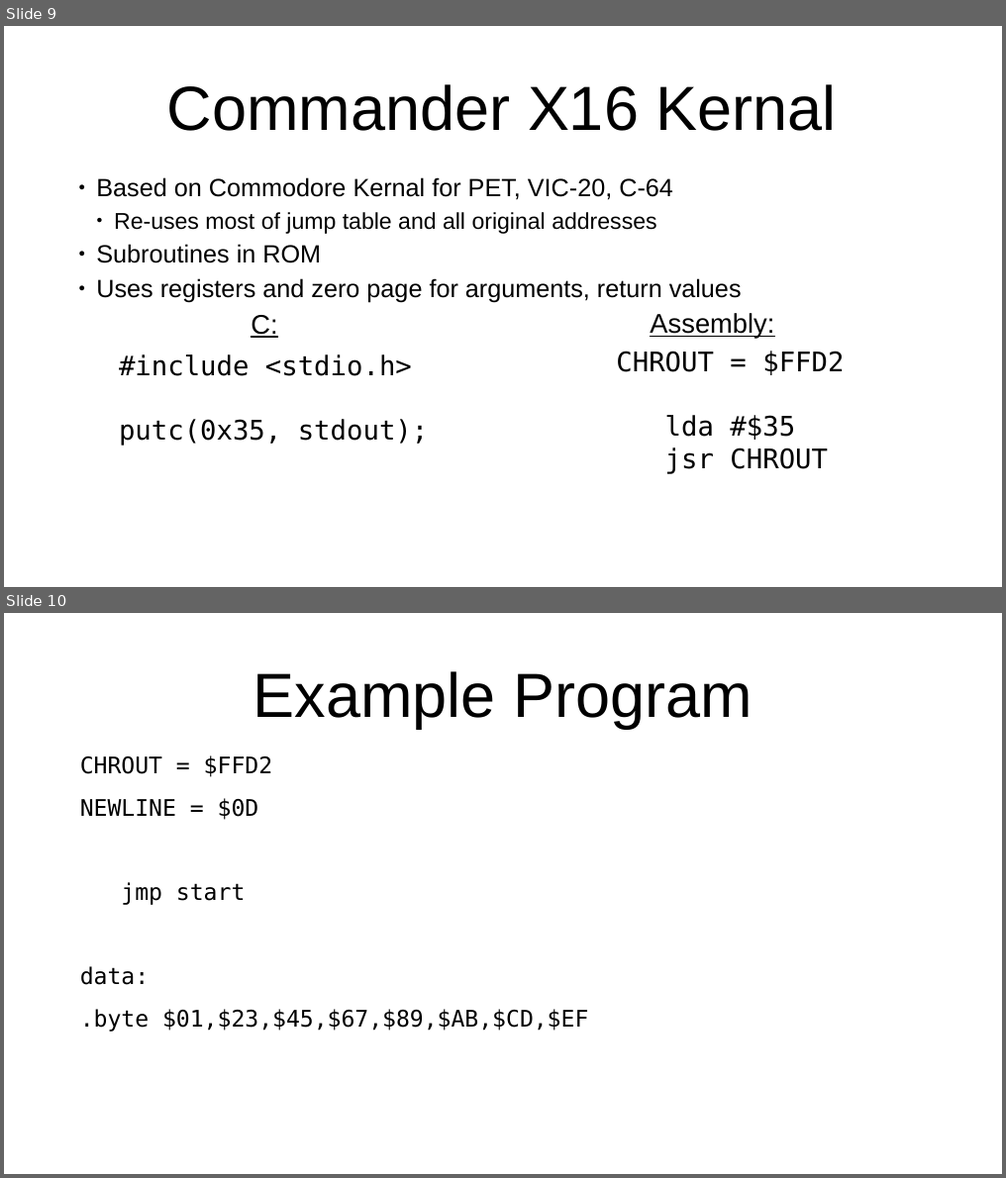
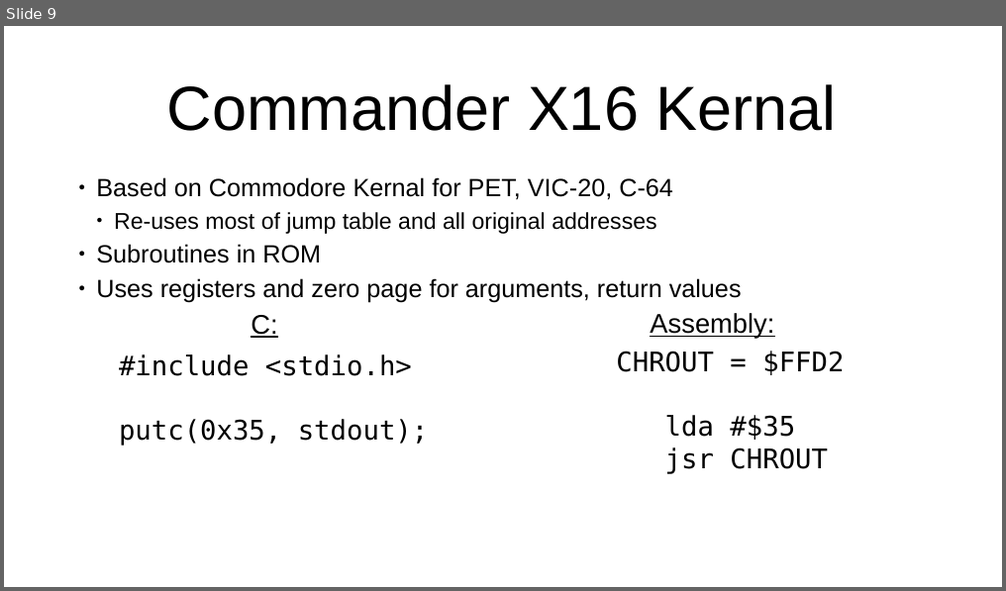
Before and after one commit to SlithyMatt/x16-assembly-tutorial, a slide deck: Lesson3/Lesson3.odp. Shown one above the other, each under a label of ours: slides 9 and 10 before the commit, slide 9 after it. The pictures are 1006x1178 and 1006x591 pixels, drawn with LibreOffice and Linux fonts; fonts in the diff are those of the drawing. Boxes give left, top, right and bottom in pixels: in the first picture for what was removed or moved away, otherwise in the second. Text is boxed around its words. In the diff, an @@ line names an element or a change of style, - is before the commit and + after.

```diff
--- a/Lesson3/Lesson3.odp
+++ b/Lesson3/Lesson3.odp
@@ slide 10 removed at [4, 613, 1002, 1174], background #FFFFFF @@
@@ title removed at [253, 671, 752, 728] @@
-Example Program
@@ text removed at [80, 756, 588, 1032] @@
-CHROUT = $FFD2
-NEWLINE = $0D
-jmp start
-data:
-.byte $01,$23,$45,$67,$89,$AB,$CD,$EF
```
Also in this commit, not shown: 7 slides changed, 2 slides added, 3 other slides removed, 2 other files.
